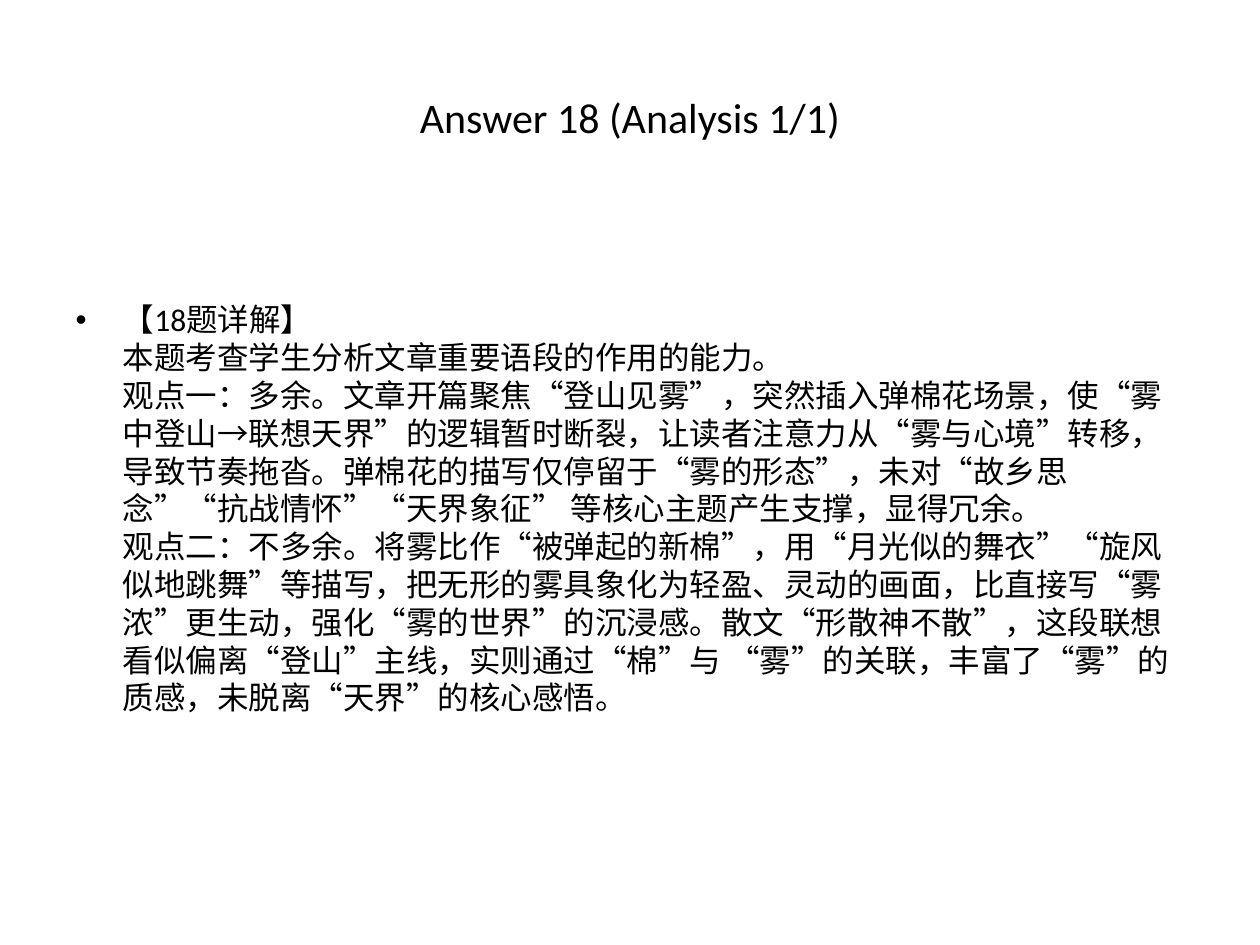
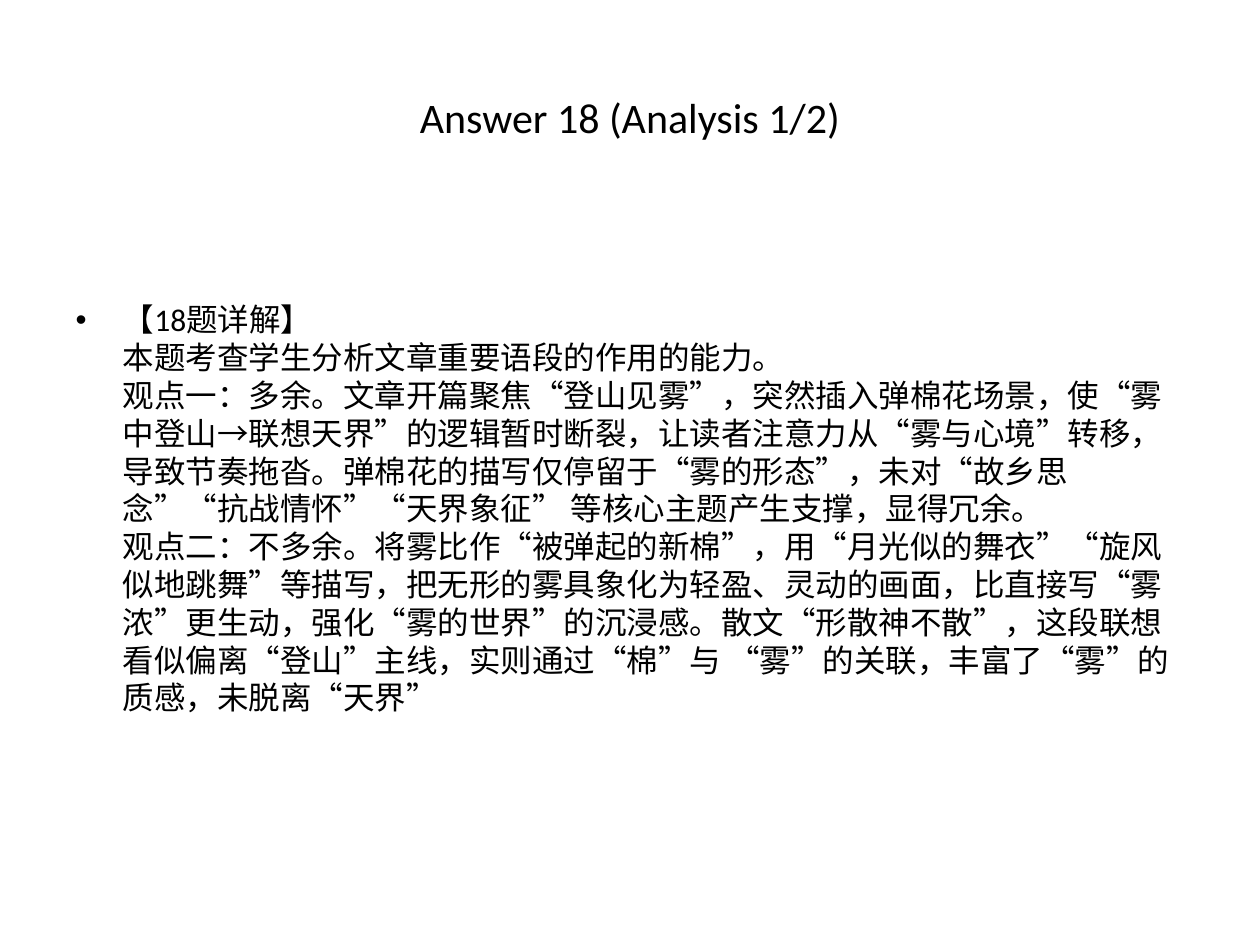
Before and after one commit to chenchen8486/word2ppt-assistant, a slide deck: slide 68 of 测试文档_processed.pptx (slide 54 before the commit). Drawn at 1260x945 pixels with LibreOffice and Linux fonts; fonts in the diff are those of the drawing. Boxes give left, top, right and bottom in pixels: in the first picture for what was removed or moved away, otherwise in the second. Text is boxed around its words. In the diff, an @@ line names an element or a change of style, - is before the commit and + after.

```diff
--- a/测试文档_processed.pptx
+++ b/测试文档_processed.pptx
@@ title at (x1=420, y1=102, x2=839, y2=140): text changed @@
-Answer 18 (Analysis 1/1)
+Answer 18 (Analysis 1/2)
@@ text at (x1=123, y1=304, x2=1169, y2=712): text changed @@
-• 【18题详解】
-  本题考查学生分析文章重要语段的作用的能力。
-  观点一：多余。文章开篇聚焦“登山见雾”，突然插入弹棉花场景，使“雾中登山→联想天界”的逻辑暂时断裂，让读者注意力从“雾与心境”转移，导致节奏拖沓。弹棉花的描写仅停留于“雾的形态”，未对“故乡思念”“抗战情怀”“天界象征” 等核心主题产生支撑，显得冗余。
-  观点二：不多余。将雾比作“被弹起的新棉”，用“月光似的舞衣”“旋风似地跳舞”等描写，把无形的雾具象化为轻盈、灵动的画面，比直接写“雾浓”更生动，强化“雾的世界”的沉浸感。散文“形散神不散”，这段联想看似偏离“登山”主线，实则通过“棉”与 “雾”的关联，丰富了“雾”的质感，未脱离“天界”的核心感悟。
+• 【18题详解】
+  本题考查学生分析文章重要语段的作用的能力。
+  观点一：多余。文章开篇聚焦“登山见雾”，突然插入弹棉花场景，使“雾中登山→联想天界”的逻辑暂时断裂，让读者注意力从“雾与心境”转移，导致节奏拖沓。弹棉花的描写仅停留于“雾的形态”，未对“故乡思念”“抗战情怀”“天界象征” 等核心主题产生支撑，显得冗余。
+  观点二：不多余。将雾比作“被弹起的新棉”，用“月光似的舞衣”“旋风似地跳舞”等描写，把无形的雾具象化为轻盈、灵动的画面，比直接写“雾浓”更生动，强化“雾的世界”的沉浸感。散文“形散神不散”，这段联想看似偏离“登山”主线，实则通过“棉”与 “雾”的关联，丰富了“雾”的质感，未脱离“天界”
```
Also in this commit, not shown: 52 other slides changed, 26 slides added, 10 slides removed, 8 other files.
